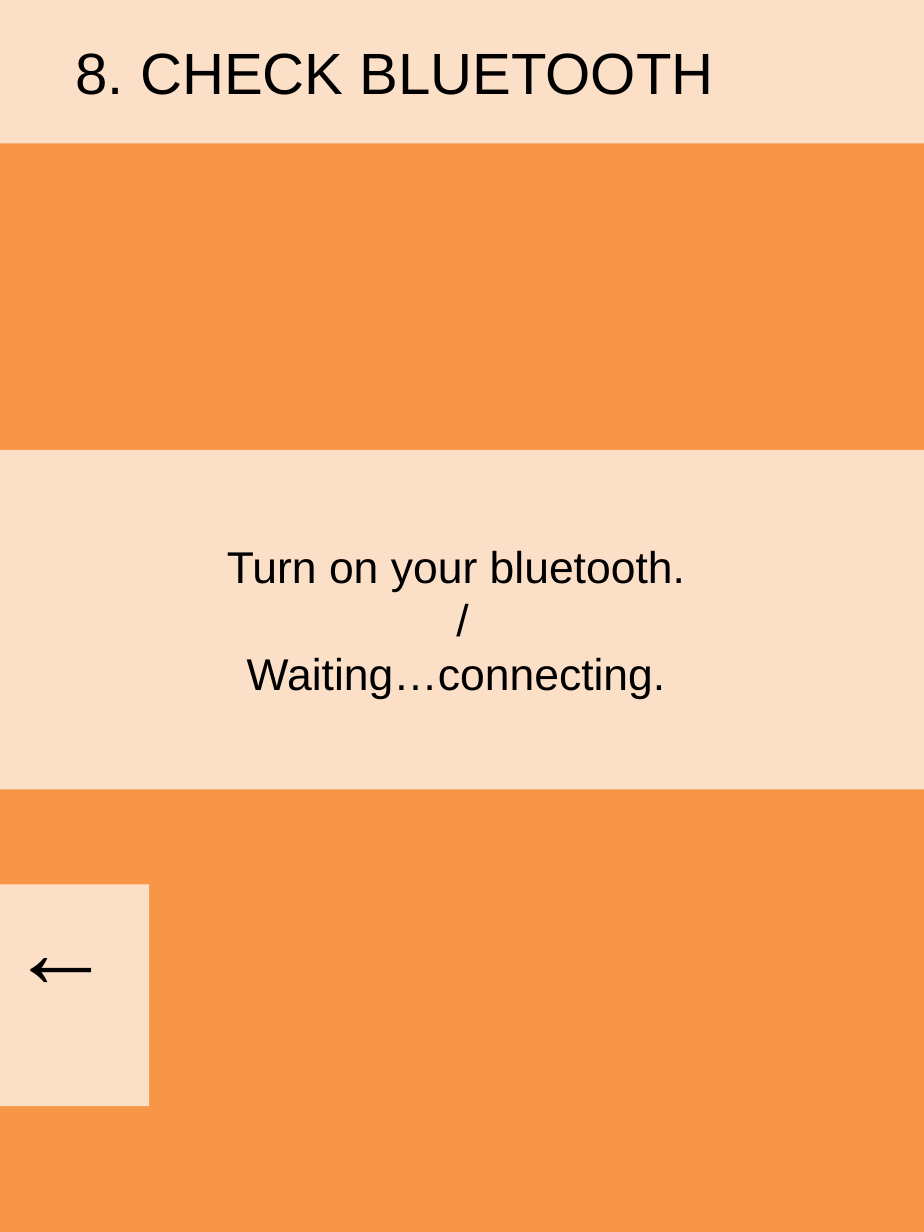
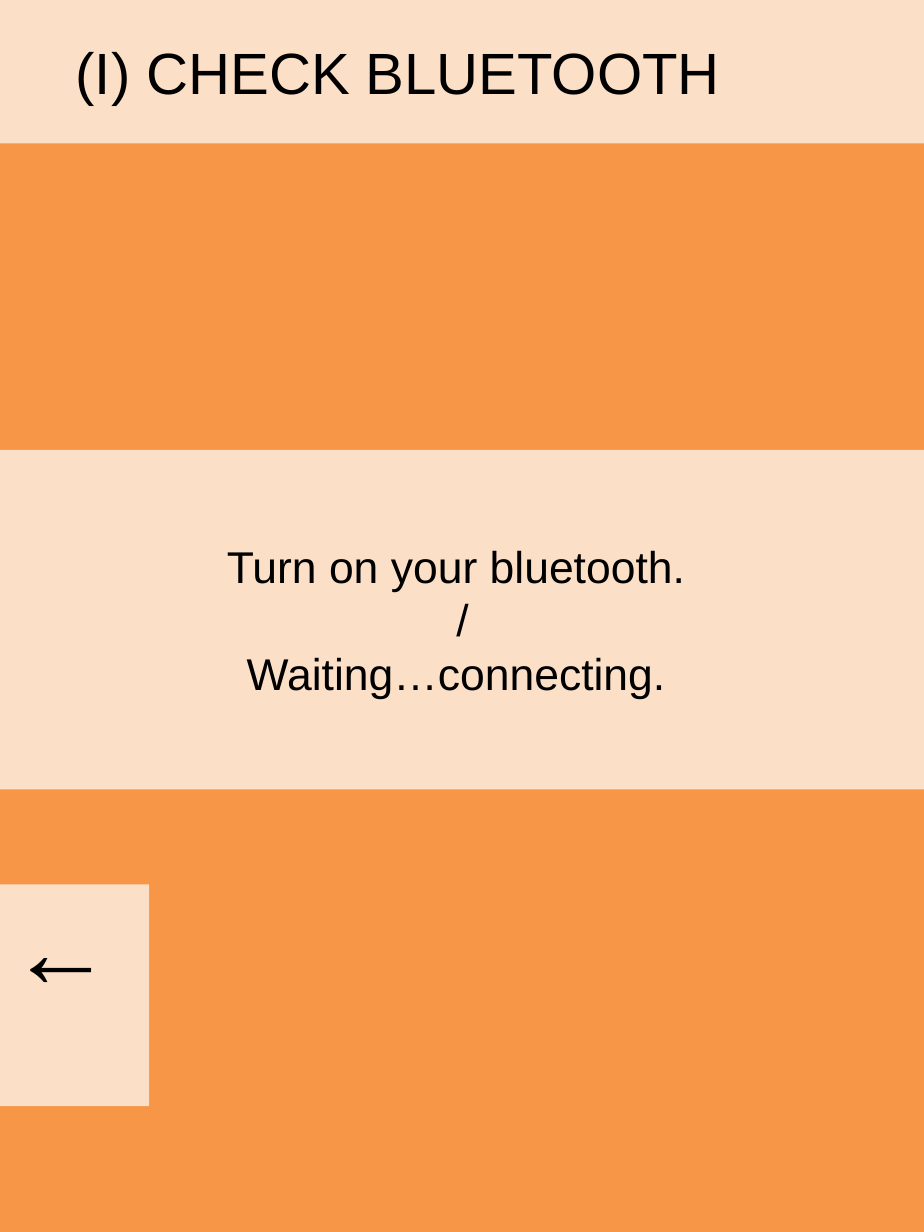
Before and after one commit to yobitechnologies/C3, a slide deck: slide 9 of Concept.pptx. Drawn at 924x1232 pixels with LibreOffice and Linux fonts; fonts in the diff are those of the drawing. Boxes give left, top, right and bottom in pixels: in the first picture for what was removed or moved away, otherwise in the second. Text is boxed around its words. In the diff, an @@ line names an element or a change of style, - is before the commit and + after.

```diff
--- a/Concept.pptx
+++ b/Concept.pptx
@@ text at bbox=[76, 52, 720, 105]: text changed @@
-8. CHECK BLUETOOTH
+(I) CHECK BLUETOOTH
```
Also in this commit, not shown: 13 other slides changed, 15 other files.
